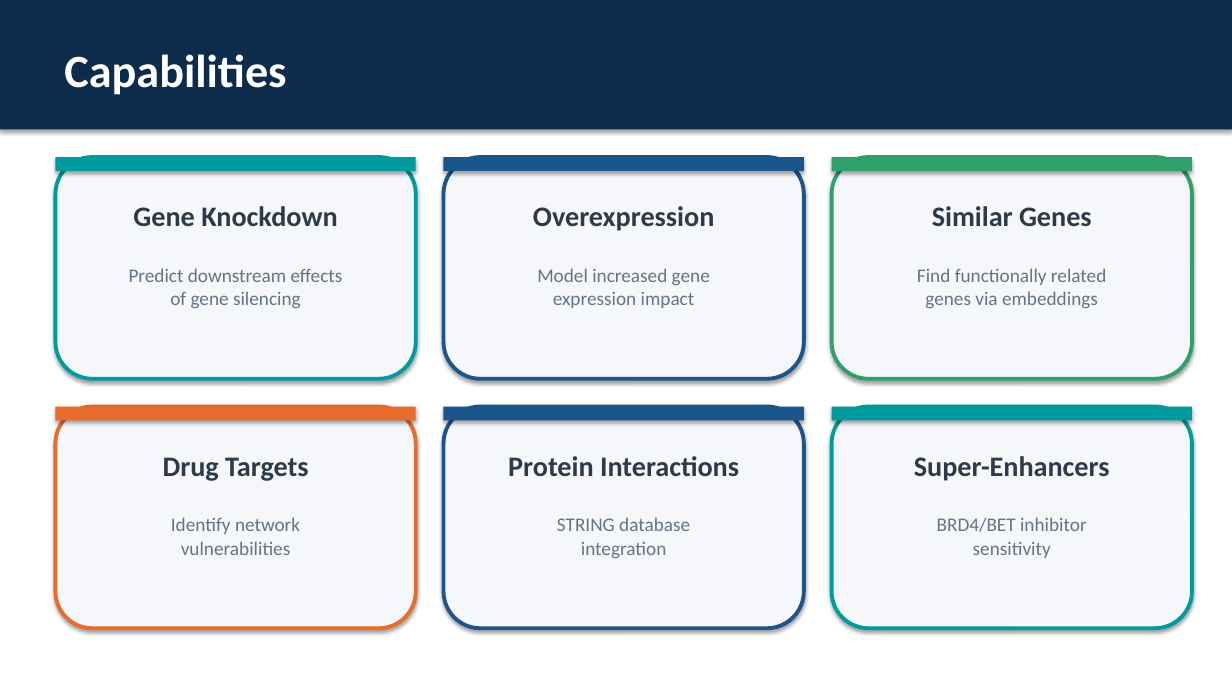
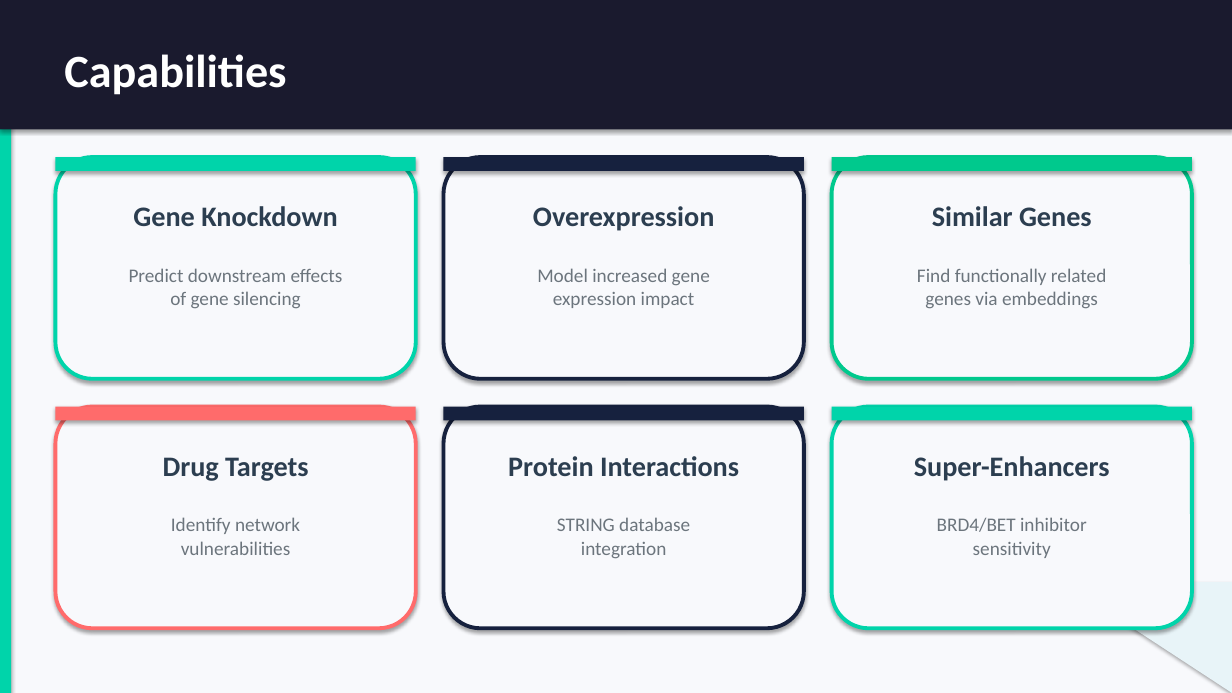
Before and after one commit to jab57/CASCADE, a slide deck: slide 7 of GREmLN_MCP_Server_Presentation.pptx. Drawn at 1232x693 pixels with LibreOffice and Linux fonts; fonts in the diff are those of the drawing. Boxes give left, top, right and bottom in pixels: in the first picture for what was removed or moved away, otherwise in the second. Text is boxed around its words. In the diff, an @@ line names an element or a change of style, - is before the commit and + after.

```diff
--- a/GREmLN_MCP_Server_Presentation.pptx
+++ b/GREmLN_MCP_Server_Presentation.pptx
@@ rectangle at [0,0,1232,693]: fill #FFFFFF to #F8F9FC @@
@@ rectangle at [0,0,1232,129]: fill #0D2B4A to #1A1A2E @@
@@ rectangle removed at [0,0,1232,7] @@
@@ rectangle added at [0,0,11,693], fill #00D4AA @@
@@ rounded rectangle at [55,157,416,379]: fill #F5F7FA to #F8F9FC; outline #009B9E 3 pt to #00D4AA 3 pt @@
@@ rectangle at [55,157,416,171]: fill #009B9E to #00D4AA @@
@@ rounded rectangle at [444,157,804,379]: fill #F5F7FA to #F8F9FC; outline #1A568C 3 pt to #16213E 3 pt @@
@@ rectangle at [444,157,804,171]: fill #1A568C to #16213E @@
@@ rounded rectangle at [832,157,1192,379]: fill #F5F7FA to #F8F9FC; outline #2EA06A 3 pt to #00C98D 3 pt @@
@@ rectangle at [832,157,1192,171]: fill #2EA06A to #00C98D @@
@@ rounded rectangle at [55,407,416,628]: fill #F5F7FA to #F8F9FC; outline #E86C2C 3 pt to #FF6B6B 3 pt @@
@@ rectangle at [55,407,416,421]: fill #E86C2C to #FF6B6B @@
@@ rounded rectangle at [444,407,804,628]: fill #F5F7FA to #F8F9FC; outline #1A568C 3 pt to #16213E 3 pt @@
@@ rectangle at [444,407,804,421]: fill #1A568C to #16213E @@
@@ rounded rectangle at [832,407,1192,628]: fill #F5F7FA to #F8F9FC; outline #009B9E 3 pt to #00D4AA 3 pt @@
@@ rectangle at [832,407,1192,421]: fill #009B9E to #00D4AA @@
@@ text colour #2D3A4A to #2C3E50 in 6 elements at [133,206,337,226], [533,206,714,231], [932,206,1092,226], [163,457,308,481], [508,456,739,476], [914,456,1110,481] @@
@@ text colour #647487 to #6C757D in 6 elements at [129,268,343,308], [537,268,710,308], [917,268,1106,308], [171,517,300,555], [557,517,690,559], [937,517,1087,558] @@
@@ right triangle added at [1063,582,1232,693], fill #E8F4F8 @@
```
Also in this commit, not shown: 12 other slides changed, 1 other file.
